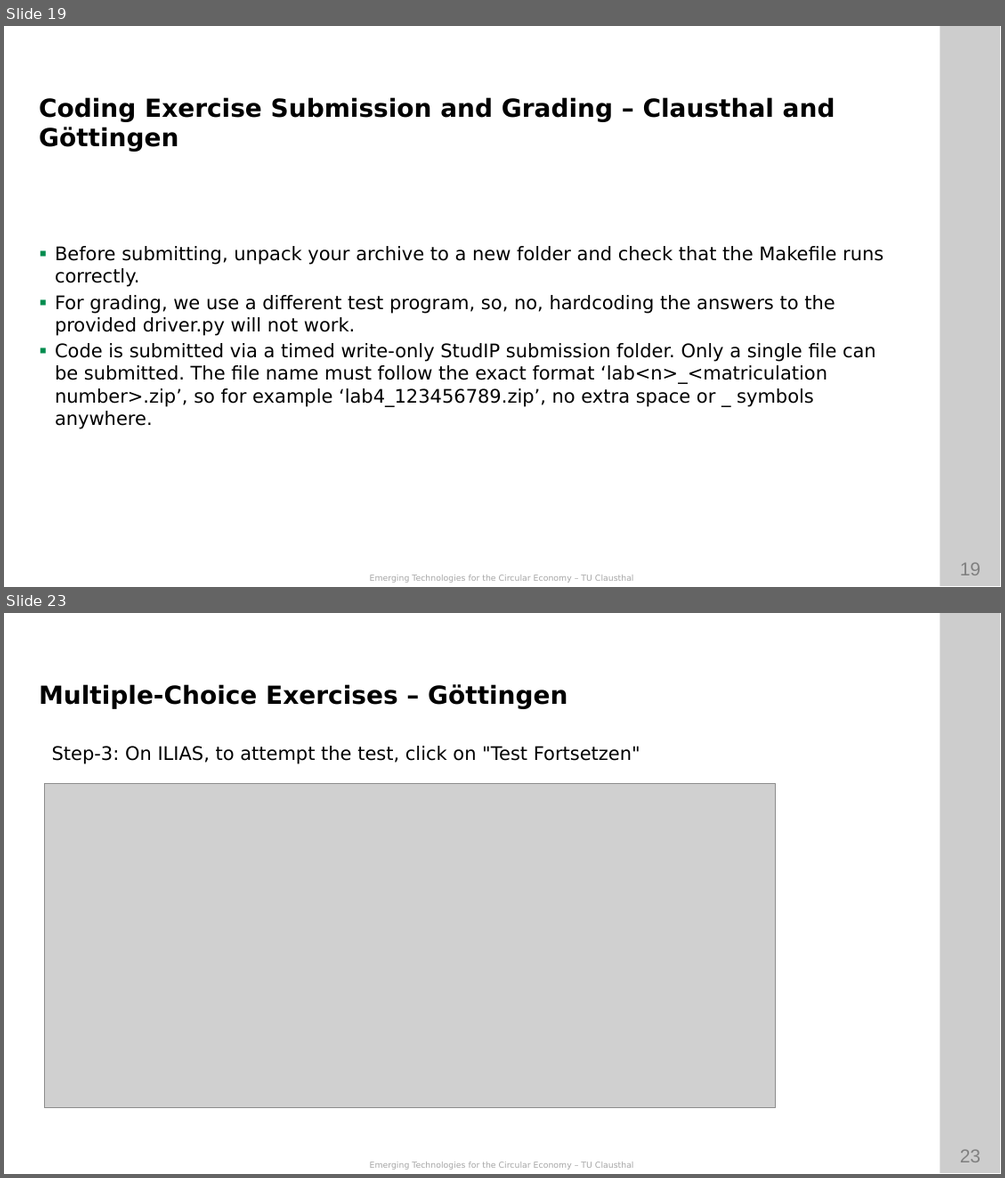
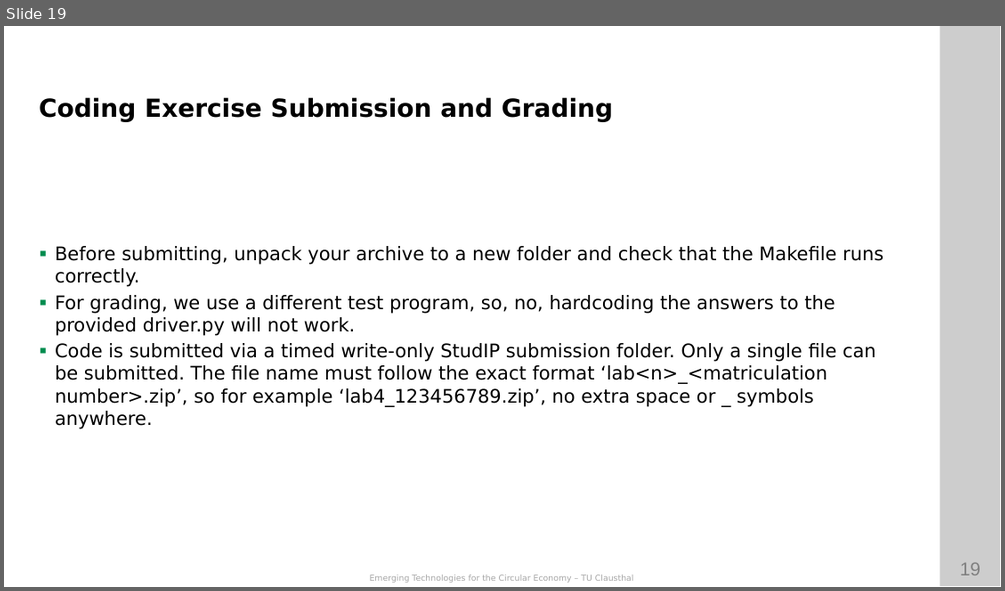
Before and after one commit to ETCE-LAB/teaching-material, a slide deck: Emerging-Technologies-for-the-Circular-Economy/ETCE-L00-Organization.pptx. Shown one above the other, each under a label of ours: slides 19 and 23 before the commit, slide 19 after it; the slides between them are not shown. The pictures are 1005x1178 and 1005x591 pixels, drawn with LibreOffice and Linux fonts; fonts in the diff are those of the drawing; grey boxes stand for pictures; background and template pictures are left out. Boxes give left, top, right and bottom in pixels: in the first picture for what was removed or moved away, otherwise in the second. Text is boxed around its words. In the diff, an @@ line names an element or a change of style, - is before the commit and + after.

```diff
--- a/Emerging-Technologies-for-the-Circular-Economy/ETCE-L00-Organization.pptx
+++ b/Emerging-Technologies-for-the-Circular-Economy/ETCE-L00-Organization.pptx
@@ slide 23 removed at (4,613,1001,1174), background #FFFFFF; not listed: 4 template elements that a slide beside it also shows @@
@@ text removed at (39,684,567,709) @@
-Multiple-Choice Exercises – Göttingen
@@ text removed at (52,746,640,764) @@
-Step-3: On ILIAS, to attempt the test, click on "Test Fortsetzen"
@@ picture removed at (44,784,776,1107) @@
@@ slide 19 changed as well @@
@@ text at (39,97,613,122): text changed @@
-Coding Exercise Submission and Grading – Clausthal and Göttingen
+Coding Exercise Submission and Grading
```
Also in this commit, not shown: 10 other slides changed, 2 slides added, 7 other slides removed, 1 other file.
